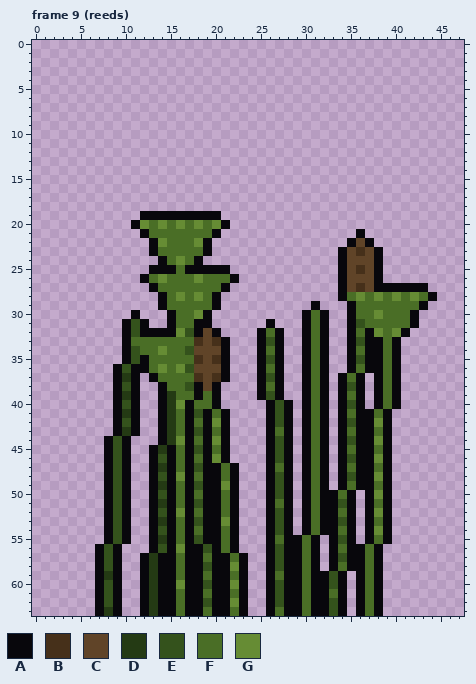
Pixel-art file -- art/xsb_du.aseprite. Above, as it was before the edit.
48x64 pixels, 28 frames. Colours within 5 levels of each other are drawn and written as one. Shown: frame 9 (reeds). The commit also changed other frames, which this record leaves out.
Palette (. is transparent): A #08070c  B #46301a  C #604428  D #243a14  E #34521c  F #4a6e26  G #668c34
Pixels before, frame 9 (reeds) (only the part around the change), first column x 0:
10 ................................................
11 ................................................
12 ................................................
13 ................................................
14 ................................................
15 ................................................
16 ................................................
17 ................................................
18 ................................................
19 ............AAAAAAAAA...........................
20 ...........AGFGFGFGFGA..........................
21 ............AFFFFFFFA...............A...........
22 .............AGFFFGA...............ACA..........
23 .............AFFFFFA..............ACBCA.........
24 ..............AFGFA...............ACCCA.........
25 .............AAAFAAAAA............ACBCA.........
26 ............AFGFFFGFFFA...........ACCCA.........
27 .............AFFFFFFFA............ACBCAAAAAA....
28 ..............AFGFGFA.............AFGFGFGFGFA...
29 ..............AFFFFFA..........A...AFFFFFFFA....
30 ...........A...AFFGA..........AFA..AFFGFFFA.....
31 ..........AEA..AFFAA......A...AFA..AEFFFFFA.....
32 ..........AEAAAAGEACA....AFA..AFA..AFAGFGA......
33 ..........AFFFFFFFBCBA...AEA..AFA..AEAAFA.......
34 ..........AEFFGFFECCCA...AFA..AFA..AFAAFA.......
35 ..........AEAFFFFFBCBA...AEA..AFA..AEAAFA.......
36 .........AEAAFGFGECCCA...AFA..AFA..AFAAFA.......
37 .........ADA.AFFFFBCBA...AEA..AFA.AFA.AFA.......
38 .........AEA..AFFEACA....AFA..AFA.AEA.AFA.......
39 .........ADA..ADFFAFA....AEA..AFA.AFA.AFA.......
40 .........AEA..ADGAFFA.....AEA.AFA.AEA.AFA.......
41 .........ADA..ADFAEAFA....AEA.AFA.AFAAFA........
42 .........AEA..ADFAFAGA....AEA.AFA.AEAAGA........
43 .........ADA..ADFAEAFA....AFA.AFA.AFAAFA........
44 ........AEA...ADGAFAGA....AEA.AFA.AEAAGA........
45 ........AEA..ADAFAEAFA....AEA.AFA.AFAAFA........
46 ........AEA..AEAFAFAGA....AEA.AFA.AEAAGA........
47 ........AEA..ADAFAEAAFA...AFA.AFA.AFAAFA........
48 ........AEA..AEAGAFAAFA...AEA.AFA.AEAAGA........
49 ........AEA..ADAFAEAAGA...AEA.AFA.AFAAFA........
50 ........AEA..AEAFAFAAFA...AEA.AFAAFA.AGA........
51 ........AEA..ADAFAEAAFA...AFA.AFAAEA.AFA........
52 ........AEA..AEAGAFAAFA...AEA.AFAAFA.AGA........
53 ........AEA..ADAFAEAAGA...AEA.AFAAEA.AFA........
54 ........AEA..AEAFAFAAFA...AEA.AFAAFA.AGA........
55 ........AEA..ADAFAEAAFA...AFAAFA.AEA.AFA........
56 .......AEA...AEAGAAEAFA...AEAAFA.AFAAFA.........
57 .......AEA..ADAAFAAFAAFA..AEAAFA.AEAAFA.........
58 .......AEA..ADAAFAAEAAGA..AEAAFA.AFAAFA.........
59 .......ADA..ADAAFAAFAAFA..AFAAFAAEA.AFA.........
60 .......AEA..ADAAGAAEAAGA..AEAAFAAEA.AFA.........
61 .......AEA..ADAAFAAFAAFA..AEAAFAAFA.AFA.........
62 .......AEA..ADAAFAAEAAGA..AEAAFAAEA.AFA.........
63 .......ADA..ADAAFAAFAAFA..AFAAFAAEA.AFA.........
After the commit:
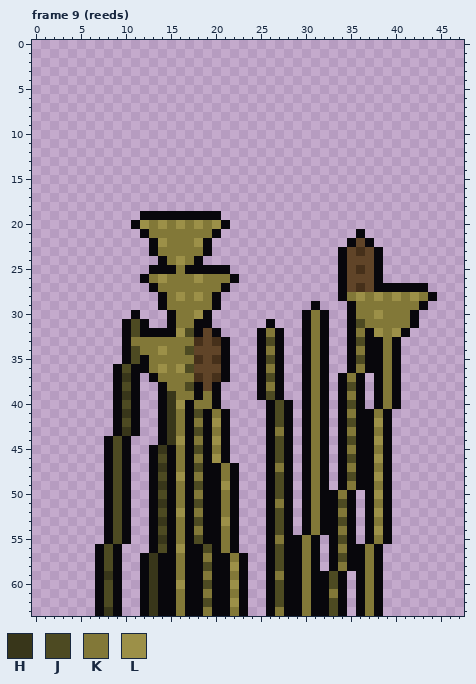
Colours new in this view: H #38361a  J #4d4a22  K #827838  L #9c9048
The edit:
Changed rows in their new state; - is an unchanged pixel.
Frame 9 (reeds):
first column x 8:
20 ----LKLKLKLKL-----------------------
21 -----KKKKKKK------------------------
22 ------LKKKL-------------------------
23 ------KKKKK-------------------------
24 -------KLK--------------------------
25 --------K---------------------------
26 -----KLKKKLKKK----------------------
27 ------KKKKKKK-----------------------
28 -------KLKLK---------------KLKLKLKLK
29 -------KKKKK----------------KKKKKKK-
30 --------KKL------------K----KKLKKK--
31 ---J----KK-------------K----JKKKKK--
32 ---J----LJ--------K----K----K-LKL---
33 ---KKKKKKK--------J----K----J--K----
34 ---JKKLKKJ--------K----K----K--K----
35 ---J-KKKKK--------J----K----J--K----
36 --J--KLKLJ--------K----K----K--K----
37 --H---KKKK--------J----K---K---K----
38 --J----KKJ--------K----K---J---K----
39 --H----HKK-K------J----K---K---K----
40 --J----HL-KK-------J---K---J---K----
41 --H----HK-J-K------J---K---K--K-----
42 --J----HK-K-L------J---K---J--L-----
43 --H----HK-J-K------K---K---K--K-----
44 -J-----HL-K-L------J---K---J--L-----
45 -J----H-K-J-K------J---K---K--K-----
46 -J----J-K-K-L------J---K---J--L-----
47 -J----H-K-J--K-----K---K---K--K-----
48 -J----J-L-K--K-----J---K---J--L-----
49 -J----H-K-J--L-----J---K---K--K-----
50 -J----J-K-K--K-----J---K--K---L-----
51 -J----H-K-J--K-----K---K--J---K-----
52 -J----J-L-K--K-----J---K--K---L-----
53 -J----H-K-J--L-----J---K--J---K-----
54 -J----J-K-K--K-----J---K--K---L-----
55 -J----H-K-J--K-----K--K---J---K-----
56 J-----J-L--J-K-----J--K---K--K------
57 J----H--K--K--K----J--K---J--K------
58 J----H--K--J--L----J--K---K--K------
59 H----H--K--K--K----K--K--J---K------
60 J----H--L--J--L----J--K--J---K------
61 J----H--K--K--K----J--K--K---K------
62 J----H--K--J--L----J--K--J---K------
63 H----H--K--K--K----K--K--J---K------
Changed places in both pictures, as pixel boxes (x1, y1, x2, y2):
changed: (104, 220, 239, 616)
changed: (266, 292, 428, 616)
